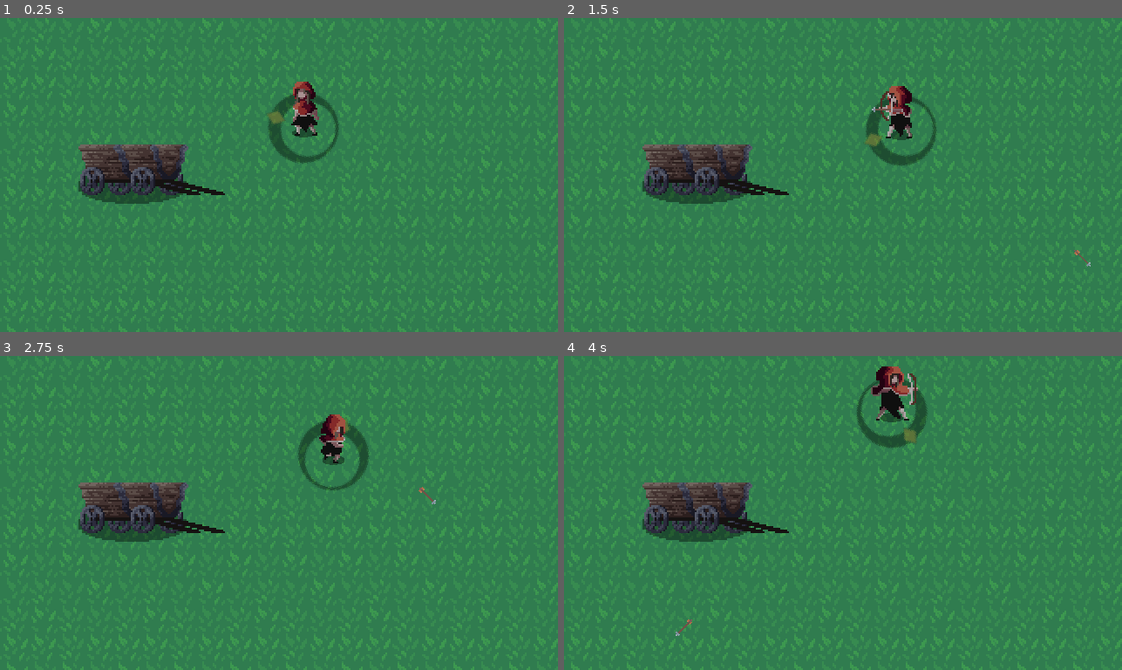
Above: before the commit, frames 1-4 (two rows, left to right).
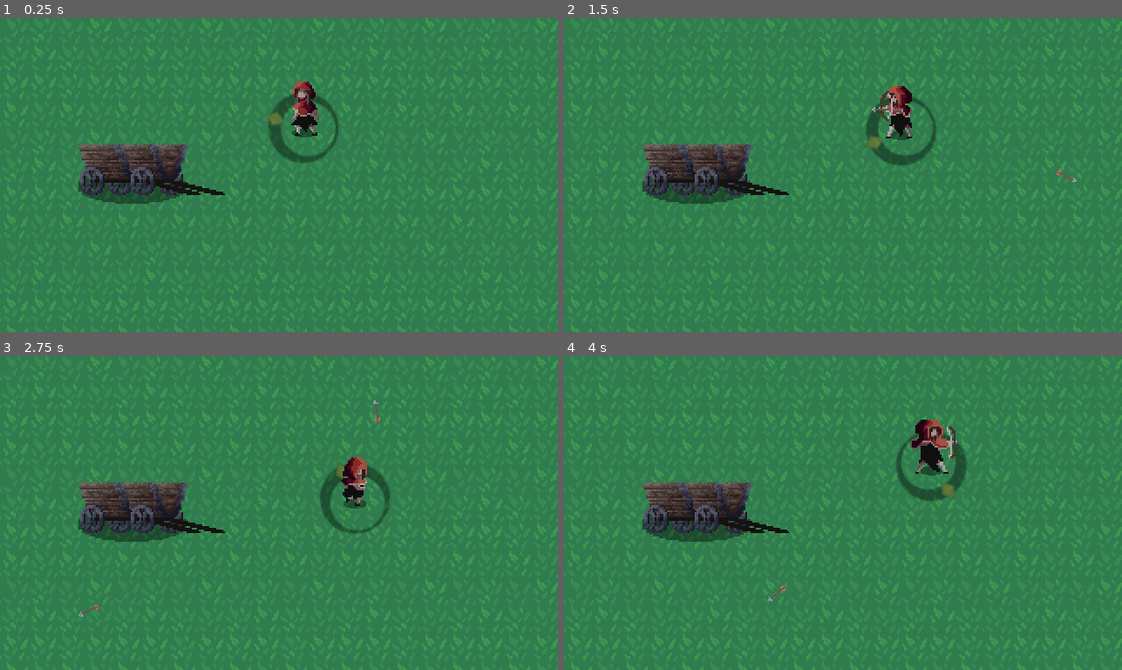
Above: after the commit, the same moments.

Repository: 2BytesGoat/godot-games
Game: Godot game, scene res://World.tscn
Same seed, same stepped clock (60 frames per second), same inputs: the game is played once before the commit and once after it.
Inputs (mouse positions are in pixels of both pictures, inside the frame that each line leads up to):
- Up to frame 1 (0.25 s): no input
- Up to frame 2 (1.5 s): tap Enter at 0.5 s; move the mouse to (965, 159) at 0.52 s; hold Right (ui_right) 0.53-1.28 s; click (965, 159) at 0.6 s; move the mouse to (731, 190) at 1.27 s; hold Down (ui_down) from 1.28 s (still down); click (731, 190) at 1.35 s
- Up to frame 3 (2.75 s): move the mouse to (334, 443) at 2.02 s; release Down (ui_down) at 2.03 s; hold Right (ui_right) from 2.03 s (still down); click (334, 443) at 2.1 s
- Up to frame 4 (4 s): move the mouse to (815, 575) at 2.77 s; release Right (ui_right) at 2.78 s; hold Up (ui_up) 2.78-3.53 s; click (815, 575) at 2.85 s; move the mouse to (1010, 560) at 3.52 s; hold Left (ui_left) from 3.53 s (still down); click (1010, 560) at 3.6 s

The runs differ from the first frame. In frame 1, less than 0.1% of the frame differs, in the area x 47-61%, y 24-47%; in frame 2, 0.1%; in frame 3, 2.5%; in frame 4, 3.3%, in the area x 20-73%, y 3-90%.

Commit message:
Bugfix - Now arrow shoot in cursor direction

Diff:
--- a/yaga-copy/Player/Player.gd
+++ b/yaga-copy/Player/Player.gd
@@ -9,6 +9,7 @@
 
 var state = MOVE
 var velocity = Vector2.ZERO
+var cursor_angle = 0
 var flip_sprite_player = false
 var shoot_direction = Vector2.ZERO
 
@@ -24,8 +25,9 @@
 onready var shootArrowPosition = $SpritePlayer/ArrowSpawnPosition
 
 func _physics_process(delta):
-	var mouse_pos = get_global_mouse_position()
-	cursorPlayer.look_at(mouse_pos)
+	var cursor_position = get_viewport().get_mouse_position()
+	cursor_angle = get_angle_to(cursor_position)
+	cursorPlayer.rotation = cursor_angle
 	match state:
 		MOVE:
 			move_state(delta)
@@ -39,8 +41,7 @@
 func shoot_animation_finished():
 	var arrow = arrowProjectile.instance()
 	shootArrowPosition.add_child(arrow)
-	arrow.launch(Vector2(shoot_direction.x * SHOOT_FORCE,
-						 shoot_direction.y * SHOOT_FORCE))
+	arrow.launch(cursor_angle, 200)
 	state = MOVE
 
 func move_state(delta):
@@ -62,9 +63,7 @@
 	velocity = move_and_slide(velocity)
 
 	if Input.is_action_just_pressed("hero_shoot"):
-		shoot_direction = get_local_mouse_position()
-		shoot_direction /= shoot_direction.abs()
-		flip_sprite_player = shoot_direction.x > 0
+		flip_sprite_player = abs(cursor_angle) < 1.5
 		state = SHOOT
 
-	spritePlayer.set_flip_h(flip_sprite_player) # flip sprite
+	spritePlayer.set_flip_h(flip_sprite_player)
--- a/yaga-copy/Projectiles/Arrow.gd
+++ b/yaga-copy/Projectiles/Arrow.gd
@@ -1,17 +1,16 @@
-extends KinematicBody2D
+extends Area2D
 
 var launched = false
 var velocity = Vector2.ZERO
 
 var mass = 0.25
-var gravity_vec = Vector2(0, 1)
-var gravity = 9.8
 
 func _physics_process(delta):
 	if launched:
 		position += velocity * delta
 		rotation = velocity.angle()
 
-func launch(initial_velocity: Vector2):
+func launch(rot, speed):
 	launched = true
-	velocity = initial_velocity
+	set_rotation(rot)
+	velocity = Vector2(speed, 0).rotated(rot)
--- a/yaga-copy/Projectiles/Arrow.tscn
+++ b/yaga-copy/Projectiles/Arrow.tscn
@@ -6,7 +6,7 @@
 [sub_resource type="RectangleShape2D" id=1]
 extents = Vector2( 6.53295, 1.49814 )
 
-[node name="Node2D" type="KinematicBody2D"]
+[node name="Node2D" type="Area2D"]
 script = ExtResource( 1 )
 
 [node name="Sprite" type="Sprite" parent="."]
